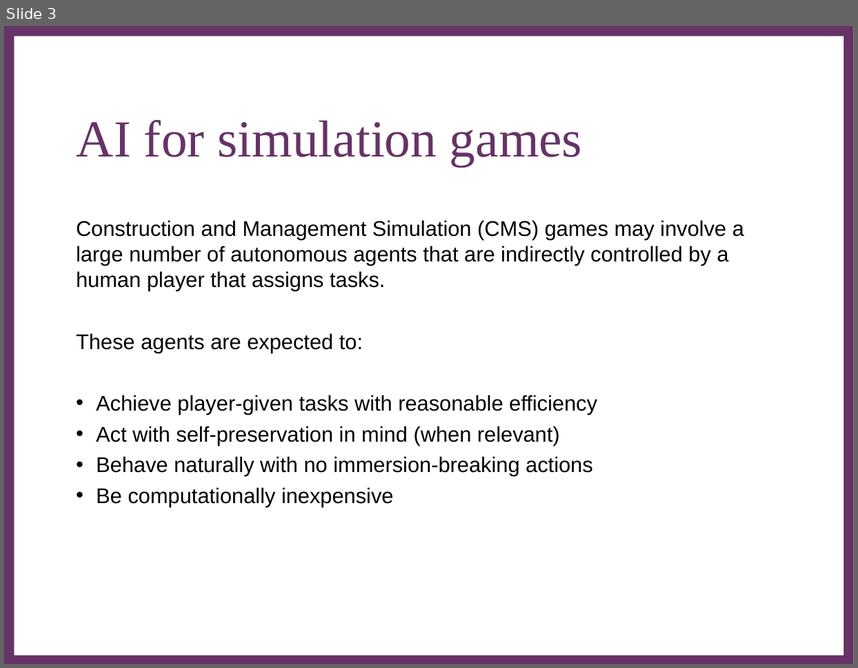
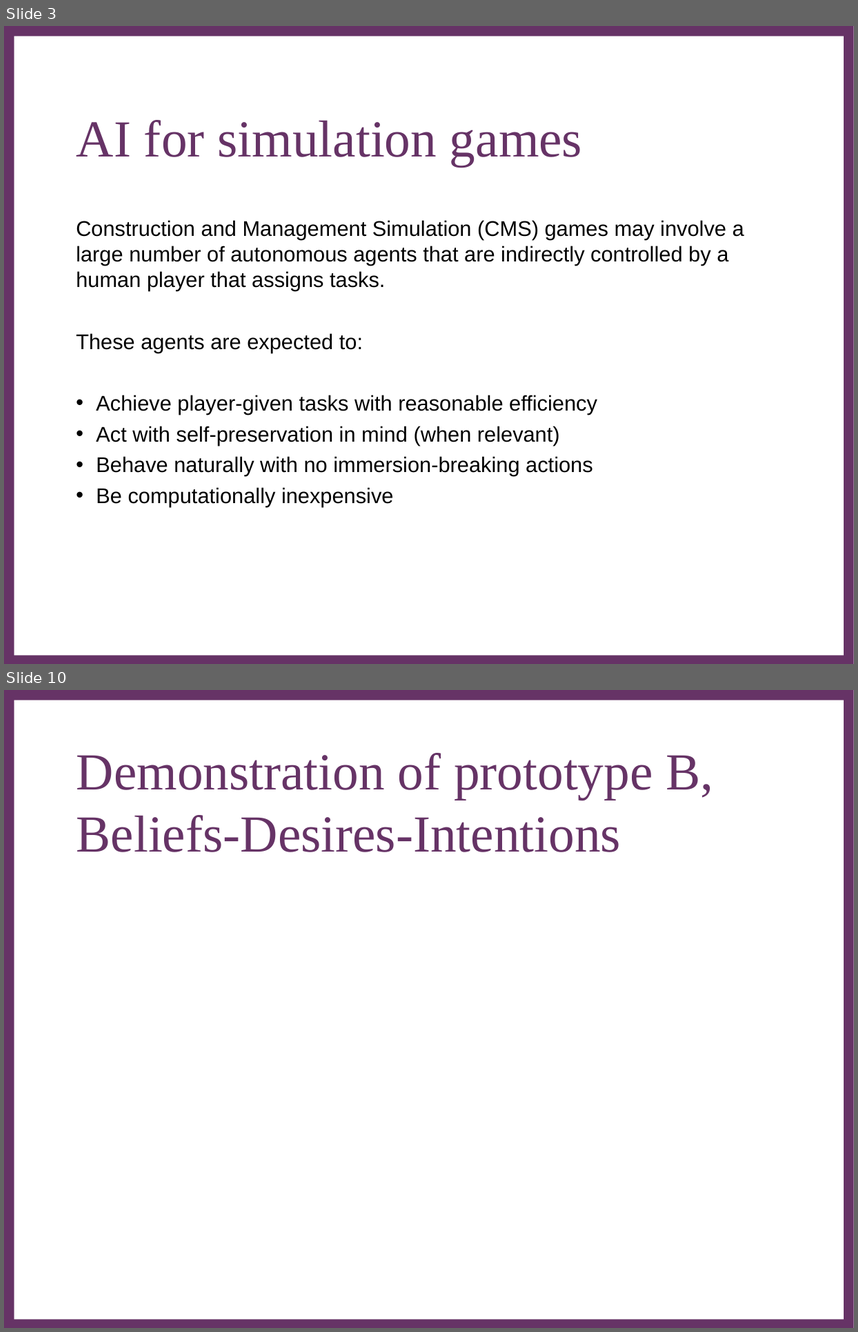
Before and after one commit to Metapyziks/Zombles, a slide deck: Documents/Presentation/zombles.ppt. Shown one above the other, each under a label of ours: slide 3 before the commit, slides 3 and 10 after it; the slides between them are not shown. The pictures are 858x668 and 858x1332 pixels, drawn with LibreOffice and Linux fonts; fonts in the diff are those of the drawing; background and template pictures are left out. Boxes give left, top, right and bottom in pixels: in the first picture for what was removed or moved away, otherwise in the second. Text is boxed around its words. In the diff, an @@ line names an element or a change of style, - is before the commit and + after.

```diff
--- a/Documents/Presentation/zombles.ppt
+++ b/Documents/Presentation/zombles.ppt
@@ slide 10 added at [4, 690, 854, 1328], background #FFFFFF; not listed: 2 template elements that a slide beside it also shows @@
@@ title added at [76, 753, 713, 852], 44 pt, text #663366 @@
+Demonstration of prototype B,
+Beliefs-Desires-Intentions
```
Also in this commit, not shown: 5 slides changed, 4 other slides added, 5 slides removed.
